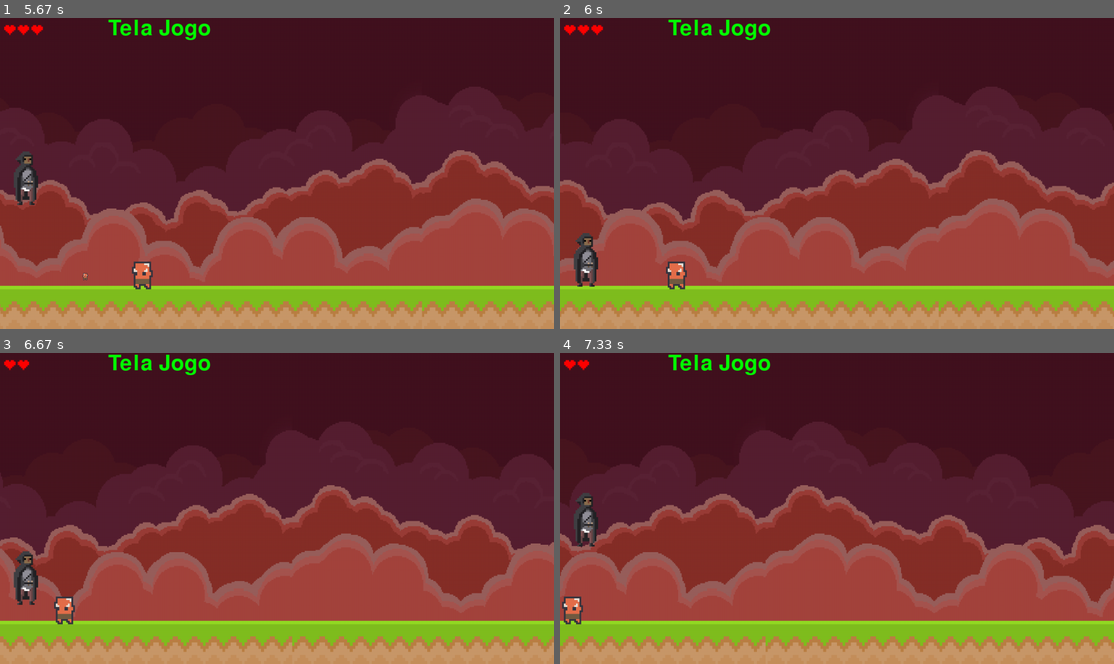
Above: before the commit, frames 1-4 (two rows, left to right).
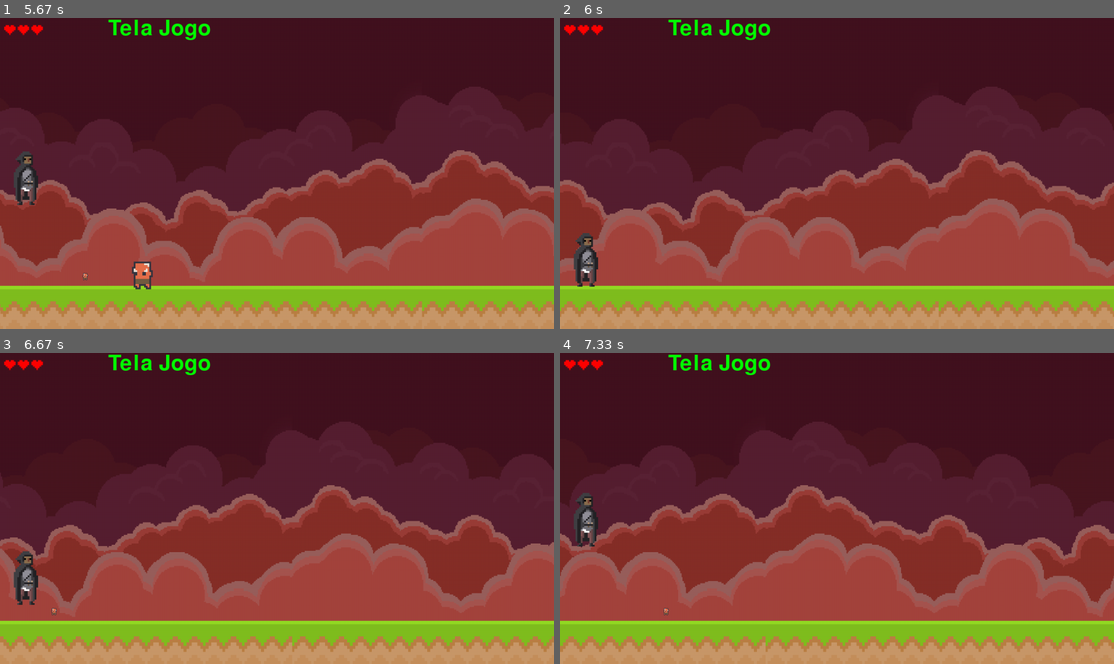
Above: after the commit, the same moments.

Repository: insper-classroom/devlife-23-1-projeto-pygame-henrique-e-guilherme
Game: pygame game, started from jogo/funcoes/jogo.py
The game is run twice, just before and just after one commit, with the same random seed, the same clock (stepped at 60 frames per second) and the same inputs.
Inputs:
- Up to frame 1 (5.67 s): tap Space at 0.33, 0.67, 1.07, 1.37, 1.9, 2.2, 2.4, 2.7, 2.97, 3.3, 3.6, 3.73, 4.13, 4.43, 4.8, 5.2, 5.5 s; tap W at 1.98, 3.38, 4.88 s
- Up to frame 2 (6 s): tap Space at 5.7 s
- Up to frame 3 (6.67 s): tap Space at 6, 6.2, 6.53 s; tap W at 6.28 s
- Up to frame 4 (7.33 s): tap Space at 6.83 s

Frame 1 is identical in both runs. In frame 2, 0.3% of the frame differs, in the area x 19-23%, y 78-88%; in frame 3, 0.4%; in frame 4, 0.4%, in the area x 0-20%, y 2-88%.

Commit message:
Site atuzalizado com fotos e inimigo "morre"

Diff:
--- a/jogo/funcoes/classes.py
+++ b/jogo/funcoes/classes.py
@@ -214,14 +214,13 @@
         self.rect.centerx = 1280
         self.rect.centery = 600
 
-        self.vidas = 1
+        self.vidas = 3
 
     def update(self):
         self.rect.centerx -= 3
 
         if self.rect.centerx <= -100 or self.vidas <= 0:
-            self.kill()
-
+            self.rect.centerx = 1300
 
 class Tiro (pygame.sprite.Sprite):
     def __init__(self):
Binary file added: docs/site/images/foto_pulo.png
Binary file added: docs/site/images/foto_tiro.png
Not shown, changed: docs/site/site.html
